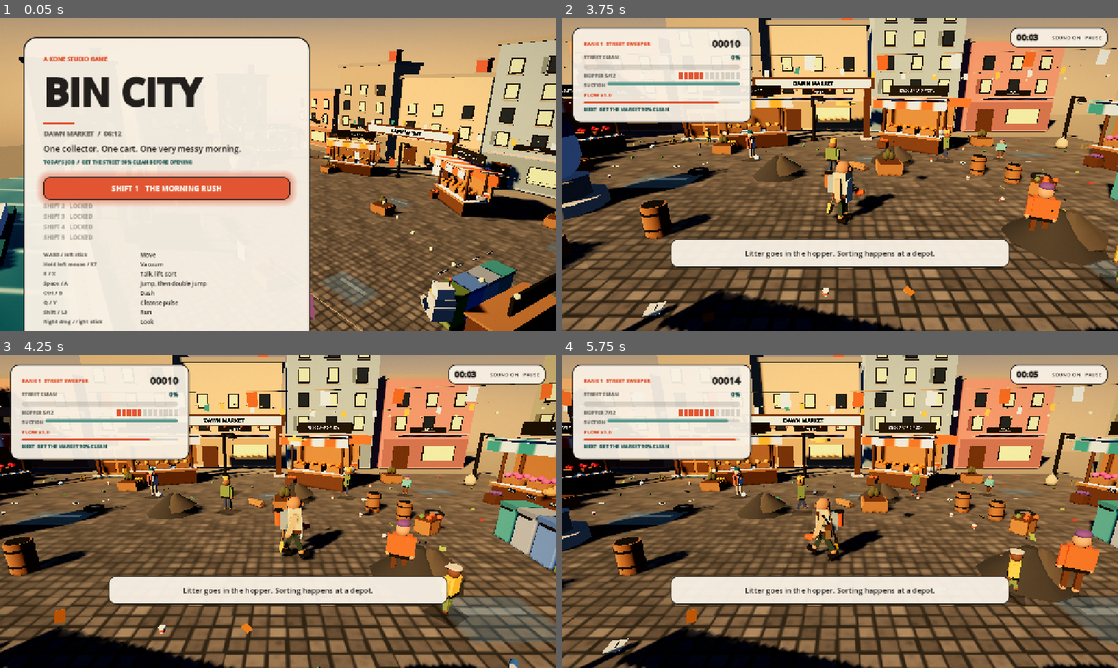
Above: before the commit, frames 1-4 (two rows, left to right).
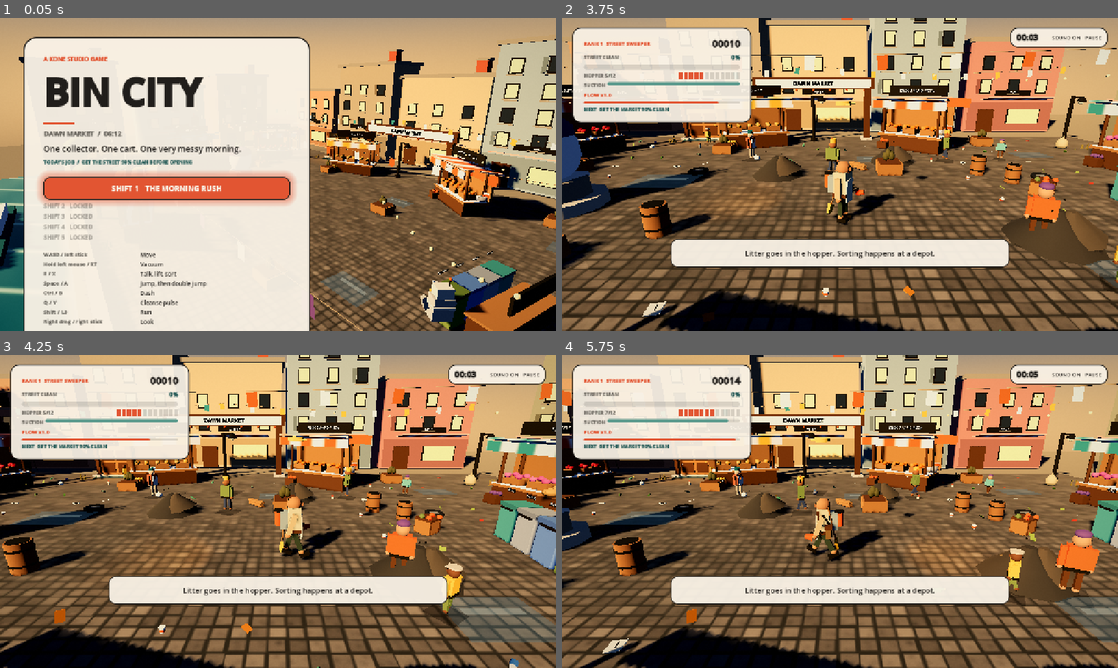
Above: after the commit, the same moments.

Repository: konethegreat/animation-and-game-studio
Game: Godot game, scene res://main.tscn
Two runs of this game, one before a commit and one after it. Both use one fixed random seed, a clock stepped at 60 frames per second and the inputs below.
Inputs (mouse positions are in pixels of both pictures, inside the frame that each line leads up to):
- Up to frame 1 (0.05 s): no input
- Up to frame 2 (3.75 s): tap Enter (ui_accept) at 0.5, 1.25 s; move the mouse to (962, 158) at 0.52 s; hold D (move_right) 0.53-1.25 s; tap F at 0.6 s; click (962, 158) at 0.67 s; tap Space (jump) at 0.77 s; drag from (728, 190) to (812, 237) at 1.27 s; click "SOUND ON" at 2 s; click "PAUSE" at 2.75 s; move the mouse to (895, 105) at 3.52 s; hold D (move_right) from 3.53 s (still down); tap E (interact) at 3.6 s
- Up to frame 3 (4.25 s): keep holding D (move_right); tap F at 3.8 s
- Up to frame 4 (5.75 s): release D (move_right) at 4.25 s; drag from (812, 574) to (673, 464) at 4.27 s; move the mouse to (1006, 558) at 5.02 s; hold A (move_left) from 5.03 s (still down); tap 4 (sort_compost) at 5.1 s; tap Space (jump) at 5.27 s; tap F at 5.3 s

Frame 1 is identical in both runs. In frame 2, 0.6% of the frame differs, in the area x 26-93%, y 41-64%; in frame 3, 1.0%; in frame 4, 1.3%, in the area x 21-99%, y 13-71%.

Commit message:
feat: crowd the streets and sharpen the look
Toon band shader and ink outlines on the sweeper, NPCs, heavy litter and
the Gulper, a rim light on the player, drifting dust and leaves in the
market, steam over neon vents and the plant pipes, a lifted night read
for the arcade strip, and an F3 frame time readout for perf checks.

Diff:
--- a/projects/011-bin-city/scripts/boss.gd
+++ b/projects/011-bin-city/scripts/boss.gd
@@ -321,6 +321,7 @@
 	for gx in [-1.4, 0.0, 1.4]:
 		K.box(_arena, Vector3(0.12, 2.3, 0.12), Vector3(6.9 + gx, 1.15, -4.6), K.METAL)
 	K.label(_arena, "GANTRY", Vector3(6.9, 2.75, -4.6), 14, K.CREAM)
+	K.apply_toon(root, 0.03)
 
 
 func set_chute_lights(open_kinds_list: Array) -> void:
--- a/projects/011-bin-city/scripts/district.gd
+++ b/projects/011-bin-city/scripts/district.gd
@@ -22,6 +22,76 @@
 
 func build() -> void:
 	pass
+
+
+# Slow drifting motes across the district. Used for sunlit dust in the market
+# and canal haze; cheap enough for the web build at these counts.
+func add_dust(count := 36, color := Color(0.98, 0.93, 0.78), size := 1.0) -> GPUParticles3D:
+	var r := bounds
+	var center := Vector3(r.position.x + r.size.x * 0.5, 2.4, r.position.y + r.size.y * 0.5)
+	return _motes("Dust", count, Vector3(r.size.x, 4.5, r.size.y), center, color, size, 0.16)
+
+
+# Leaves that flutter down around trees and planters.
+func add_leaves(count := 22) -> GPUParticles3D:
+	var r := bounds
+	var center := Vector3(r.position.x + r.size.x * 0.5, 4.2, r.position.y + r.size.y * 0.5)
+	var leaves := _motes("Leaves", count, Vector3(r.size.x, 5.0, r.size.y), center, Color(0.62, 0.55, 0.28), 1.6, 0.1)
+	var mat := leaves.process_material as ParticleProcessMaterial
+	mat.direction = Vector3(0, -1, 0)
+	mat.spread = 30.0
+	mat.initial_velocity_min = 0.35
+	mat.initial_velocity_max = 0.7
+	mat.gravity = Vector3(0.12, -0.55, 0.05)
+	mat.angular_velocity_min = -160.0
+	mat.angular_velocity_max = 160.0
+	return leaves
+
+
+# A puffing vent or machine stack. Puffs rise and fade.
+func add_steam(pos: Vector3, count := 14) -> GPUParticles3D:
+	var steam := _motes("Steam", count, Vector3(0.8, 0.5, 0.8), pos + Vector3(0, 0.3, 0), Color(0.92, 0.9, 0.86), 3.2, 0.85)
+	var mat := steam.process_material as ParticleProcessMaterial
+	mat.gravity = Vector3(0, 0.25, 0)
+	mat.damping_min = 0.4
+	mat.damping_max = 0.9
+	steam.visibility_aabb = AABB(Vector3(-2.0, -0.6, -2.0), Vector3(4.0, 9.0, 4.0))
+	return steam
+
+
+func _motes(name: String, count: int, area: Vector3, center: Vector3, color: Color, size: float, rise: float) -> GPUParticles3D:
+	var particles := GPUParticles3D.new()
+	particles.name = name
+	particles.amount = count
+	particles.lifetime = 7.0
+	particles.position = center
+	particles.visibility_aabb = AABB(-area * 0.6, area * 1.2)
+	var mat := ParticleProcessMaterial.new()
+	mat.emission_shape = ParticleProcessMaterial.EMISSION_SHAPE_BOX
+	mat.emission_box_extents = area * 0.5
+	mat.direction = Vector3(0, 1, 0)
+	mat.spread = 30.0
+	mat.initial_velocity_min = rise * 0.5
+	mat.initial_velocity_max = rise
+	mat.gravity = Vector3.ZERO
+	mat.scale_min = size * 0.6
+	mat.scale_max = size
+	mat.color = color
+	particles.process_material = mat
+	var mesh := SphereMesh.new()
+	mesh.radius = 0.02
+	mesh.height = 0.04
+	mesh.radial_segments = 4
+	mesh.rings = 2
+	var dm := StandardMaterial3D.new()
+	dm.shading_mode = BaseMaterial3D.SHADING_MODE_UNSHADED
+	dm.albedo_color = color
+	dm.transparency = BaseMaterial3D.TRANSPARENCY_ALPHA
+	dm.billboard_mode = BaseMaterial3D.BILLBOARD_PARTICLES
+	mesh.material = dm
+	particles.draw_pass_1 = mesh
+	add_child(particles)
+	return particles
 
 
 func set_clean(_value: float) -> void:
--- a/projects/011-bin-city/scripts/game.gd
+++ b/projects/011-bin-city/scripts/game.gd
@@ -42,8 +42,8 @@
 	"neon": {
 		"zenith": Color(0.03, 0.04, 0.12), "horizon": Color(0.22, 0.07, 0.24),
 		"ground": Color(0.04, 0.04, 0.08), "sun": Color(0.6, 0.5, 0.9),
-		"sun_angle": Vector3(-30.0, 36.0, 0.0), "sun_energy": 0.24,
-		"ambient": 0.3, "ambient_colour": Color(0.36, 0.26, 0.56),
+		"sun_angle": Vector3(-30.0, 36.0, 0.0), "sun_energy": 0.34,
+		"ambient": 0.46, "ambient_colour": Color(0.38, 0.28, 0.58),
 		"fog": Color(0.16, 0.1, 0.24), "fog_density": 0.0046,
 		"exposure": 1.16, "glow": true,
 	},
@@ -113,6 +113,8 @@
 var area
 var area_id := "dawn_market"
 var postfx
+var _debug_label: Label
+var _debug_ms := PackedFloat32Array()
 var env: Environment
 var sun_light: DirectionalLight3D
 var sky_material: ShaderMaterial
@@ -237,6 +239,14 @@
 	ui.dialogue_choice.connect(_choose_dialogue)
 	var dialogue = get_node_or_null("/root/Dialogue")
 	if dialogue != null:
+		var debug_layer := CanvasLayer.new()
+		debug_layer.name = "DebugLayer"
+		add_child(debug_layer)
+		_debug_label = Label.new()
+		_debug_label.visible = false
+		_debug_label.position = Vector2(12, 60)
+		_debug_label.add_theme_color_override("font_color", Color(0.95, 0.92, 0.8))
+		debug_layer.add_child(_debug_label)
 		dialogue.started.connect(_on_dialogue_started)
 		dialogue.line.connect(_on_dialogue_line)
 		dialogue.finished.connect(_on_dialogue_finished)
@@ -349,12 +359,32 @@
 	if crowd != null:
 		crowd.update_player(player.global_position, player.vacuuming)
 		crowd.watch_clean(clean_progress / maxf(total_weight, 0.001))
+	_update_debug_frame()
+
+
+func _update_debug_frame() -> void:
+	if _debug_label == null or not _debug_label.visible:
+		return
+	var ms := Performance.get_monitor(Performance.TIME_PROCESS) * 1000.0
+	_debug_ms.append(ms)
+	if _debug_ms.size() > 90:
+		_debug_ms.remove_at(0)
+	var peak := 0.0
+	for sample in _debug_ms:
+		peak = maxf(peak, sample)
+	_debug_label.text = "fps %d  frame %.1f ms  peak %.1f ms  draw %d" % [
+		Engine.get_frames_per_second(), ms, peak,
+		Performance.get_monitor(Performance.RENDER_TOTAL_DRAW_CALLS_IN_FRAME),
+	]
 
 
 func _unhandled_input(event: InputEvent) -> void:
 	if event is InputEventKey and event.pressed and not event.echo and event.keycode == KEY_F7:
 		if postfx != null:
 			postfx.rect.visible = not postfx.rect.visible
+	if event is InputEventKey and event.pressed and not event.echo and event.keycode == KEY_F3:
+		if _debug_label != null:
+			_debug_label.visible = not _debug_label.visible
 	if event is InputEventMouseButton:
 		var mouse := event as InputEventMouseButton
 		if mouse.pressed and mouse.button_index == MOUSE_BUTTON_WHEEL_UP:
--- a/projects/011-bin-city/scripts/interior.gd
+++ b/projects/011-bin-city/scripts/interior.gd
@@ -569,6 +569,8 @@
 	_practical(Vector3(-4.4, 3.75, -1.0), Color(0.76, 0.88, 0.86), 1.6, 7.0)
 	_practical(Vector3(3.8, 3.75, -1.0), Color(0.76, 0.88, 0.86), 1.6, 7.0)
 	_practical(Vector3(0, 3.4, 4.2), Color(1.0, 0.72, 0.4), 1.2, 5.5, "lantern")
+	add_steam(Vector3(-6.4, 5.1, -5.2), 12)
+	add_steam(Vector3(6.4, 5.1, -5.2), 12)
 
 	stations = []
 
--- a/projects/011-bin-city/scripts/kit.gd
+++ b/projects/011-bin-city/scripts/kit.gd
@@ -24,6 +24,69 @@
 const COMPOST := Color(0.463, 0.525, 0.294)
 
 static var _materials: Dictionary = {}
+static var _toon_shader: Shader = null
+static var _outline_shader: Shader = null
+static var _toon_materials: Dictionary = {}
+static var _outline_materials: Dictionary = {}
+
+
+static func toon_material(color: Color) -> ShaderMaterial:
+	var key := color.to_html()
+	if _toon_materials.has(key):
+		return _toon_materials[key]
+	if _toon_shader == null:
+		_toon_shader = load("res://shaders/toon.gdshader")
+	var mat := ShaderMaterial.new()
+	mat.shader = _toon_shader
+	mat.set_shader_parameter("albedo", color)
+	_toon_materials[key] = mat
+	return mat
+
+
+static func outline_material(color: Color) -> ShaderMaterial:
+	var key := color.to_html()
+	if _outline_materials.has(key):
+		return _outline_materials[key]
+	if _outline_shader == null:
+		_outline_shader = load("res://shaders/outline.gdshader")
+	var mat := ShaderMaterial.new()
+	mat.shader = _outline_shader
+	mat.set_shader_parameter("ink", color)
+	_outline_materials[key] = mat
+	return mat
+
+
+static func outline_mesh(mesh_instance: MeshInstance3D, thickness := 0.02, color := Color(0.16, 0.13, 0.11)) -> MeshInstance3D:
+	var hull := MeshInstance3D.new()
+	hull.name = "Outline"
+	hull.mesh = mesh_instance.mesh
+	hull.material_override = outline_material(color)
+	hull.scale = Vector3.ONE * (1.0 + thickness)
+	hull.cast_shadow = GeometryInstance3D.SHADOW_CASTING_SETTING_OFF
+	mesh_instance.add_child(hull)
+	return hull
+
+
+# Convert a built character or prop to the toon look. Only plain opaque
+# standard materials are swapped; textured, additive and glowing materials
+# keep their own look. With thickness above zero every swapped mesh also
+# grows an inverted hull outline.
+static func apply_toon(node: Node3D, thickness := 0.0, skip: Array = []) -> void:
+	for child in node.get_children():
+		if child is MeshInstance3D:
+			var mat: Material = child.material_override
+			if mat is StandardMaterial3D:
+				var std := mat as StandardMaterial3D
+				var convertible := std.albedo_texture == null and std.albedo_color.a >= 0.99
+				convertible = convertible and std.transparency == BaseMaterial3D.TRANSPARENCY_DISABLED
+				convertible = convertible and std.emission_energy_multiplier < 0.25
+				convertible = convertible and not skip.has(std)
+				if convertible:
+					child.material_override = toon_material(std.albedo_color)
+					if thickness > 0.0:
+						outline_mesh(child, thickness)
+		if child is Node3D:
+			apply_toon(child, thickness, skip)
 
 
 static func material(color: Color, roughness := 0.92, metallic := 0.0, emission := Color(0, 0, 0), energy := 0.0) -> StandardMaterial3D:
--- a/projects/011-bin-city/scripts/litter.gd
+++ b/projects/011-bin-city/scripts/litter.gd
@@ -120,6 +120,10 @@
 			display = "Litter"
 			_paper(rng)
 	scale = Vector3.ONE * rng.randf_range(0.92, 1.1)
+	if heavy:
+		# Heavy items are the props the player handles most, so they get the
+		# ink outline that marks key objects in the toon look.
+		K.apply_toon(self, 0.05)
 	if floating:
 		set_process(true)
 
--- a/projects/011-bin-city/scripts/neon_arcade.gd
+++ b/projects/011-bin-city/scripts/neon_arcade.gd
@@ -523,6 +523,7 @@
 			K.box(blades, Vector3(0.9, 0.04, 0.16), Vector3.ZERO, K.INK, Vector3(0, side * PI / 2.0, 0))
 		K.cylinder(node, 0.5, 0.08, Vector3(0, 0.72, 0), K.INK, Vector3.ZERO, 12).cast_shadow = GeometryInstance3D.SHADOW_CASTING_SETTING_OFF
 		fans.append({"node": blades, "speed": 3.0 + float(int(spec.x) % 3)})
+		add_steam(node.position + Vector3(0, 0.8, 0), 10)
 
 
 func _build_depot() -> void:
--- a/projects/011-bin-city/scripts/npc.gd
+++ b/projects/011-bin-city/scripts/npc.gd
@@ -299,6 +299,7 @@
 		var mesh := node as MeshInstance3D
 		if mesh != null:
 			mesh.cast_shadow = GeometryInstance3D.SHADOW_CASTING_SETTING_OFF
+	K.apply_toon(_rig, 0.05)
 
 
 func _build_person(skin: Color, shirt: Color, trousers: Color, size: Vector3) -> void:
--- a/projects/011-bin-city/scripts/player.gd
+++ b/projects/011-bin-city/scripts/player.gd
@@ -116,6 +116,18 @@
 	shape.position = Vector3(0, 0.85, 0)
 	add_child(shape)
 	_build_body()
+	# Toon shading and a warm rim keep the sweeper readable in a busy frame.
+	K.apply_toon(rig, 0.045, [_shirt_mat, _apron_mat, _cap_mat])
+	var rim := SpotLight3D.new()
+	rim.name = "Rim"
+	rim.position = Vector3(0.0, 2.6, -1.4)
+	rim.rotation.x = deg_to_rad(-32.0)
+	rim.light_color = Color(1.0, 0.82, 0.6)
+	rim.light_energy = 1.6
+	rim.spot_range = 6.0
+	rim.spot_angle = 34.0
+	rim.shadow_enabled = false
+	add_child(rim)
 	rotation.y = PI
 	_prev_yaw = rotation.y
 	set_rank(1)
--- a/projects/011-bin-city/scripts/world.gd
+++ b/projects/011-bin-city/scripts/world.gd
@@ -59,6 +59,8 @@
 	_build_plants()
 	_build_puddles()
 	_build_bounds()
+	add_dust()
+	add_leaves()
 	set_clean(0.0)
 
 
--- /dev/null
+++ b/projects/011-bin-city/shaders/outline.gdshader
@@ -0,0 +1,9 @@
+shader_type spatial;
+render_mode unshaded, cull_front, fog_disabled;
+
+uniform vec4 ink : source_color = vec4(0.16, 0.13, 0.11, 1.0);
+
+void fragment() {
+	ALBEDO = ink.rgb;
+	ROUGHNESS = 1.0;
+}
--- /dev/null
+++ b/projects/011-bin-city/shaders/toon.gdshader
@@ -0,0 +1,22 @@
+shader_type spatial;
+render_mode specular_disabled, cull_back;
+
+uniform vec4 albedo : source_color = vec4(1.0);
+uniform float band_softness = 0.07;
+
+void fragment() {
+	ALBEDO = albedo.rgb;
+	ALPHA = albedo.a;
+	if (albedo.a < 0.99) {
+		ALPHA_SCISSOR_THRESHOLD = 0.5;
+	}
+	ROUGHNESS = 0.9;
+}
+
+void light() {
+	float nl = clamp(dot(NORMAL, LIGHT), 0.0, 1.0);
+	float band = smoothstep(0.16, 0.16 + band_softness, nl) * 0.42
+			+ smoothstep(0.5, 0.5 + band_softness, nl) * 0.33
+			+ step(0.82, nl) * 0.25;
+	DIFFUSE_LIGHT += LIGHT_COLOR * ATTENUATION * band;
+}
--- a/projects/011-bin-city/tests/_shots.gd
+++ b/projects/011-bin-city/tests/_shots.gd
@@ -1,7 +1,8 @@
 extends SceneTree
 
 # Temporary capture harness: boots the real game, photographs the cold open
-# cutscene, skips it, then starts shift 5 and photographs the boss intro.
+# cutscene, skips it, photographs each district with the visual pass applied,
+# then starts shift 5 and photographs the boss intro.
 
 var scene: Node
 
@@ -41,6 +42,44 @@
 	print("STAGE  playable after skip  locked=", scene.player.locked)
 	await _shot("26-after-skip")
 
+	print("STAGE  market play")
+	await create_timer(2.4).timeout
+	if scene._debug_label != null:
+		scene._debug_label.visible = true
+	await _shot("28-market-play")
+
+	print("STAGE  canal")
+	scene.load_area("canal_quarter", Vector3.ZERO)
+	scene.player.global_position = Vector3(3.0, 0.0, 7.0)
+	scene.player.rotation.y = PI / 2.0
+	await create_timer(1.8).timeout
+	await _shot("29-canal")
+
+	print("STAGE  neon")
+	scene.load_area("neon_arcade", Vector3.ZERO)
+	scene.player.global_position = Vector3(-4.0, 0.0, 11.0)
+	scene.player.rotation.y = PI
+	await create_timer(1.8).timeout
+	await _shot("30-neon")
+
+	print("STAGE  bakery")
+	scene.load_area("dawn_market", Vector3.ZERO)
+	scene.player.global_position = scene.world.spawn
+	await create_timer(0.8).timeout
+	scene._enter_interior("bakery")
+	var guard := 0
+	while not scene.inside_interior and guard < 240:
+		await process_frame
+		guard += 1
+	await create_timer(1.4).timeout
+	print("STAGE  bakery inside=", scene.inside_interior)
+	await _shot("31-bakery")
+	scene._exit_interior()
+	guard = 0
+	while scene.inside_interior and guard < 240:
+		await process_frame
+		guard += 1
+
 	print("STAGE  boss intro")
 	root.get_node("GameState").set_flag("seen_neon_arcade")
 	scene.begin_shift(5)
Binary file changed: projects/011-bin-city/tests/shots/25-cold-open.png
Binary file changed: projects/011-bin-city/tests/shots/26-after-skip.png
Binary file changed: projects/011-bin-city/tests/shots/27-boss-intro.png
Binary file added: projects/011-bin-city/tests/shots/28-market-play.png
Binary file added: projects/011-bin-city/tests/shots/29-canal.png
Binary file added: projects/011-bin-city/tests/shots/30-neon.png
Binary file added: projects/011-bin-city/tests/shots/31-bakery.png
